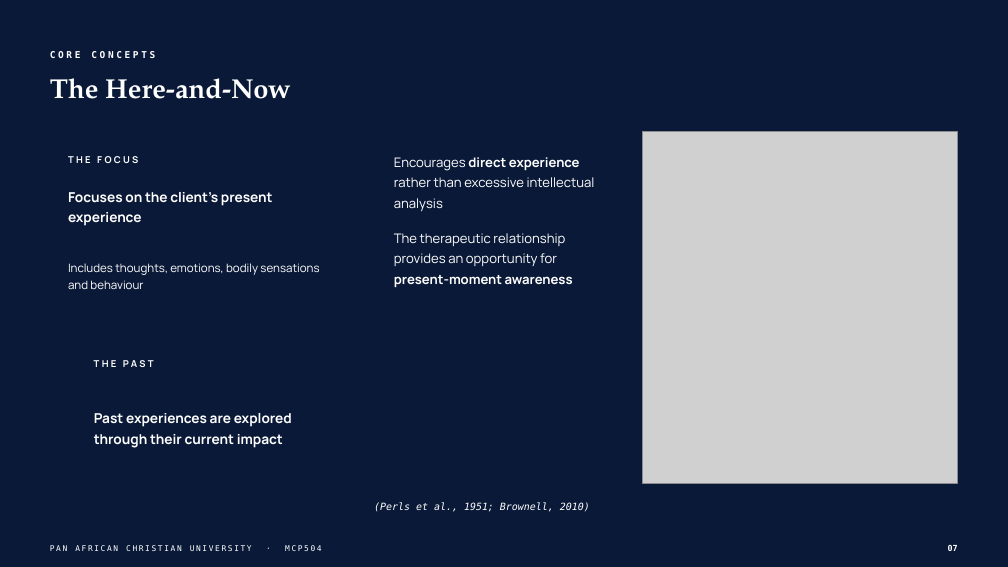
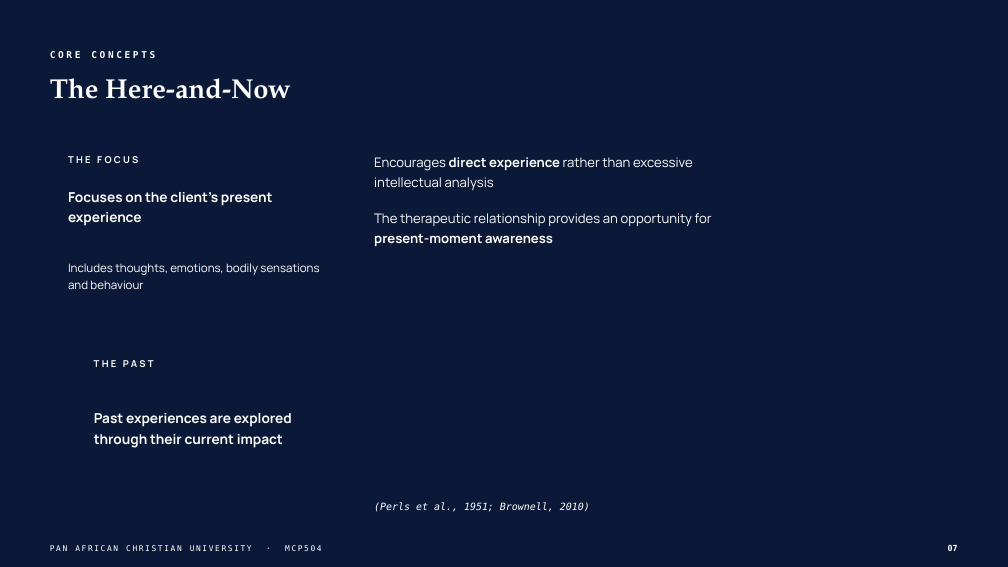
Before and after one commit to wambetebenjamin/Business-e-books, a slide deck: slide 7 of presentations/gestalt-theory-counselling/output/Gestalt Theory and Its Application to Counselling.pptx. Drawn at 1008x567 pixels with LibreOffice and Linux fonts; fonts in the diff are those of the drawing; grey boxes stand for pictures; background and template pictures are left out. Boxes give left, top, right and bottom in pixels: in the first picture for what was removed or moved away, otherwise in the second. Text is boxed around its words. In the diff, an @@ line names an element or a change of style, - is before the commit and + after.

```diff
--- a/presentations/gestalt-theory-counselling/output/Gestalt Theory and Its Application to Counselling.pptx
+++ b/presentations/gestalt-theory-counselling/output/Gestalt Theory and Its Application to Counselling.pptx
@@ picture removed at <box>643,132,957,484</box> @@
@@ text "Encourages direct experience rather than ...": place and size @@
-text "Encourages direct experience rather than ..." at <box>394,157,595,287</box>
+text "Encourages direct experience rather than ..." at <box>374,157,712,246</box>
@@ text "Encourages direct experience rather than ..." at <box>374,157,712,246</box>: bullet ✓ to none @@
```
Also in this commit, not shown: 21 other slides changed, 35 other files.
